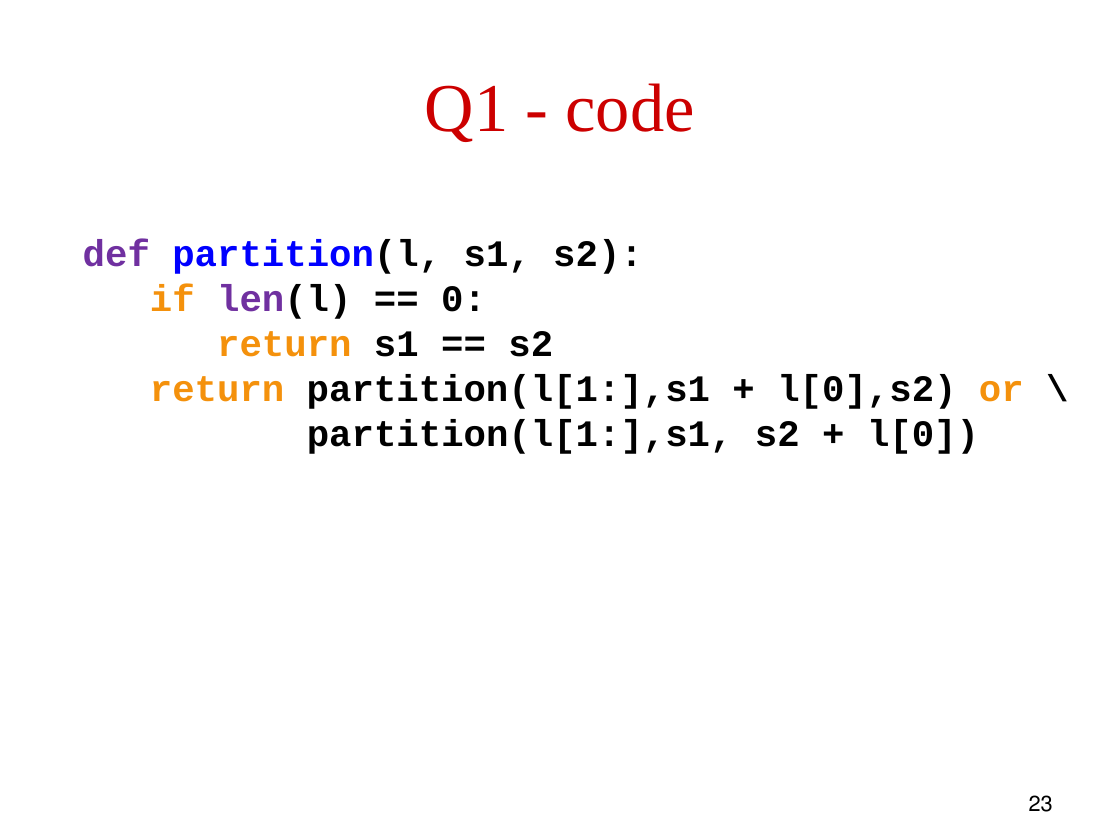
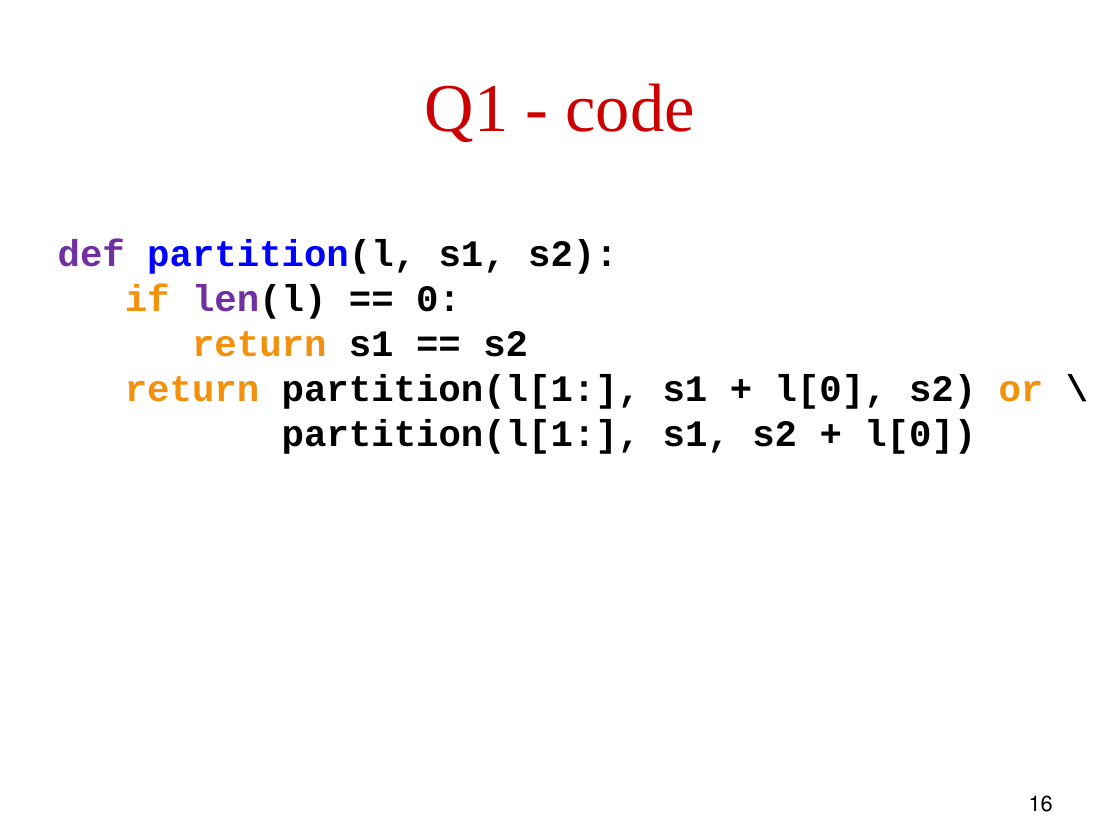
Before and after one commit to robintux/gip, a slide deck: slide 16 of Sessions/5/gip5.pptx (slide 23 before the commit). Drawn at 1120x840 pixels with LibreOffice and Linux fonts; fonts in the diff are those of the drawing. Boxes give left, top, right and bottom in pixels: in the first picture for what was removed or moved away, otherwise in the second. Text is boxed around its words. In the diff, an @@ line names an element or a change of style, - is before the commit and + after.

```diff
--- a/Sessions/5/gip5.pptx
+++ b/Sessions/5/gip5.pptx
@@ text "def partition(l, s1, s2):": place and size @@
-text "def partition(l, s1, s2):" at (83, 240, 1024, 454)
+text "def partition(l, s1, s2):" at (58, 240, 1044, 454)
@@ text at (125, 374, 1044, 454): spaces changed @@
-return partition(l[1:],s1 + l[0],s2) or \
-partition(l[1:],s1, s2 + l[0])
+return partition(l[1:], s1 + l[0], s2) or \
+partition(l[1:], s1, s2 + l[0])
@@ page number at (1029, 795, 1053, 812): text changed @@
-23
+16
```
Also in this commit, not shown: 14 other slides changed, 1 slide added.
